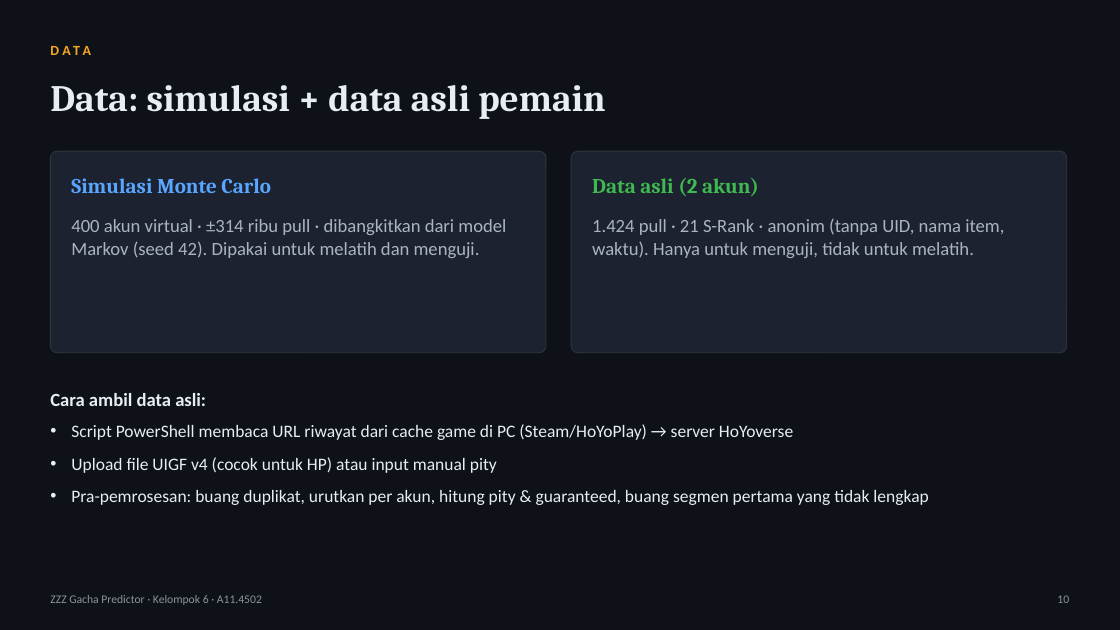
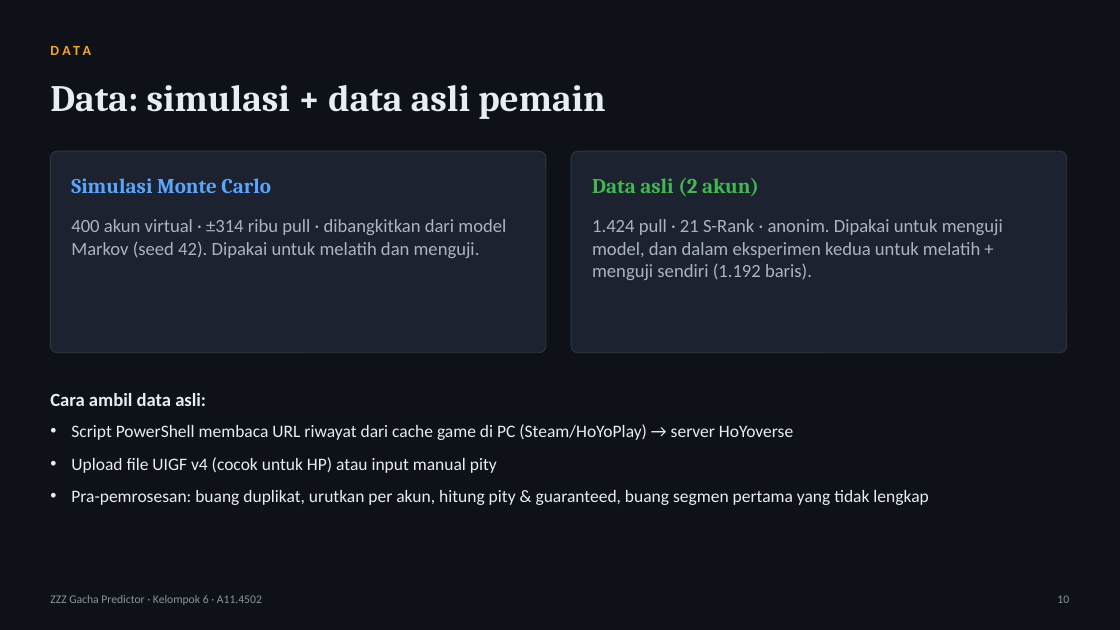
Before and after one commit to tehgeii/project-data-mining, a slide deck: slide 10 of docs/tugas/UAS_Slide_Kelompok6_A11.4502.pptx. Drawn at 1120x630 pixels with LibreOffice and Linux fonts; fonts in the diff are those of the drawing. Boxes give left, top, right and bottom in pixels: in the first picture for what was removed or moved away, otherwise in the second. Text is boxed around its words. In the diff, an @@ line names an element or a change of style, - is before the commit and + after.

Commit message:
Perbarui semua dokumen dengan eksperimen latih di data asli
- Laporan UAS: subbab 4.5 baru (tabel, grafik, pembahasan), skenario
  evaluasi, ringkasan data, kesimpulan dan saran
- Proposal UTS: sumber data, skenario evaluasi, hasil awal
- Slide UAS: slide baru "Latih & uji hanya dengan data asli" (22 slide)
- Slide UTS: slide data, skenario evaluasi (4 langkah), hasil awal
- LAPORAN.md, README, dan panduan pengumpulan disesuaikan

```diff
--- a/docs/tugas/UAS_Slide_Kelompok6_A11.4502.pptx
+++ b/docs/tugas/UAS_Slide_Kelompok6_A11.4502.pptx
@@ text at (x1=592, y1=219, x2=1003, y2=280): text changed @@
-1.424 pull · 21 S-Rank · anonim (tanpa UID, nama item, waktu). Hanya untuk menguji, tidak untuk melatih.
+1.424 pull · 21 S-Rank · anonim. Dipakai untuk menguji model, dan dalam eksperimen kedua untuk melatih + menguji sendiri (1.192 baris).
```
Also in this commit, not shown: 3 other slides changed, 1 slide added, 6 other files.
